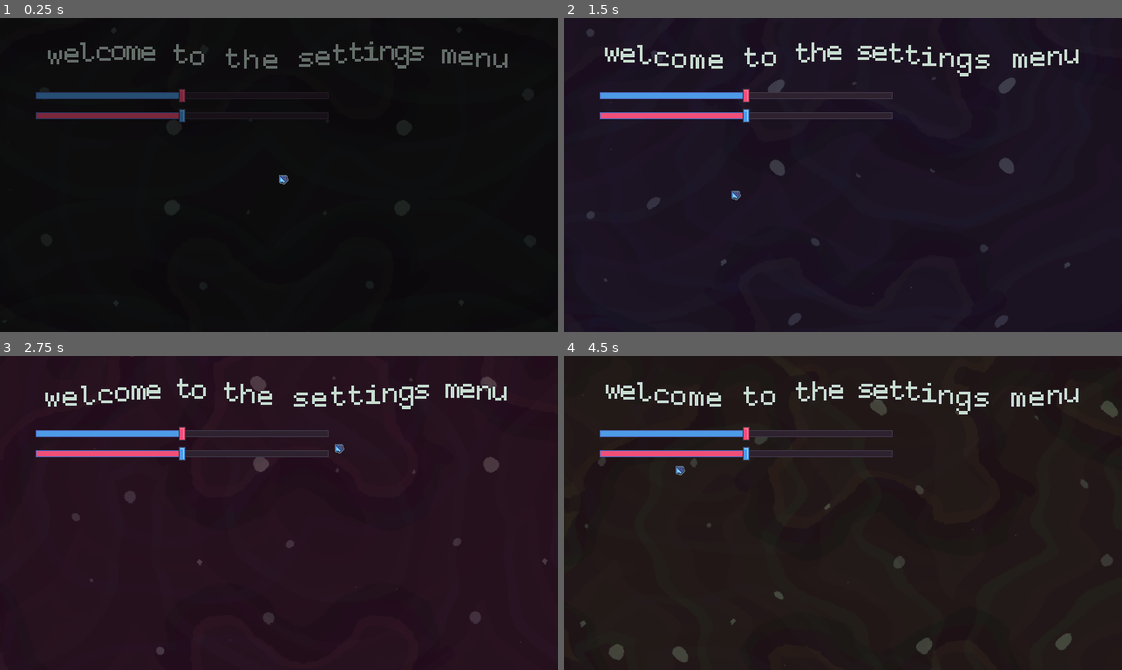
Above: before the commit, frames 1-4 (two rows, left to right).
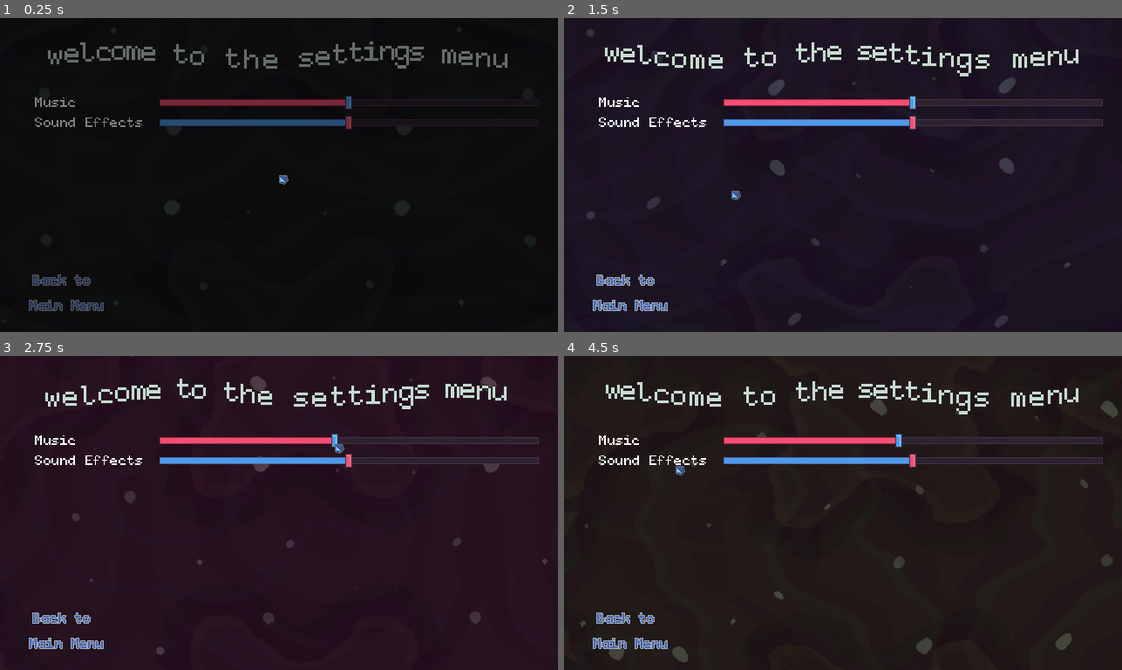
Above: after the commit, the same moments.

Repository: bnhrl/MomentumIsEverythingCountDown
Game: Godot game, scene res://UI/Settings/settings.tscn
Two runs of this game, one before a commit and one after it. Both use one fixed random seed, a clock stepped at 60 frames per second and the inputs below. This scene is started directly instead of the project's main scene. Sound files missing from this copy of the repository are replaced by a short silence.
Inputs (mouse positions are in pixels of both pictures, inside the frame that each line leads up to):
- Up to frame 1 (0.25 s): no input
- Up to frame 2 (1.5 s): move the mouse to (965, 159) at 0.52 s; hold D (right) 0.53-1.28 s; click (965, 159) at 0.6 s; move the mouse to (731, 190) at 1.27 s; hold S (down) from 1.28 s (still down); tap Space (reserve_ion) at 1.35 s
- Up to frame 3 (2.75 s): move the mouse to (334, 443) at 2.02 s; release S (down) at 2.03 s; hold D (right) from 2.03 s (still down); click (334, 443) at 2.1 s
- Up to frame 4 (4.5 s): move the mouse to (815, 575) at 2.77 s; release D (right) at 2.78 s; hold W (up) 2.78-3.53 s; tap Space (reserve_ion) at 2.85, 4.35 s; move the mouse to (1010, 560) at 3.52 s; hold A (left) from 3.53 s (still down); click (1010, 560) at 3.6 s; move the mouse to (675, 465) at 4.27 s

The runs differ from the first frame. In frame 1, 3.5% of the frame differs, in the area x 5-63%, y 22-94%; in frame 2, 4.3%; in frame 3, 4.2%; in frame 4, 4.5%, in the area x 5-97%, y 22-94%.

Commit message:
Implemented Bacteriophages, made CompletionZone larger, Settings are now accessible

Diff:
--- a/Game/CompletionZone/completion_zone.tscn
+++ b/Game/CompletionZone/completion_zone.tscn
@@ -27,12 +27,12 @@
 [node name="PadAnchor" type="Node2D" parent="." unique_id=1758765422]
 
 [node name="Pad0" type="Polygon2D" parent="PadAnchor" unique_id=159621876]
-scale = Vector2(2, 1.5)
+scale = Vector2(2.5, 2)
 color = Color(1, 1, 1, 0.5)
 polygon = PackedVector2Array(-11, 0, -8, -3, 0, -5, 9, -3, 12, 0, 9, 3, 0, 5, -8, 3)
 
 [node name="Pad1" type="Polygon2D" parent="PadAnchor" unique_id=990602762]
-scale = Vector2(1.5, 1.125)
+scale = Vector2(2, 1.5)
 color = Color(1, 1, 1, 0.5)
 polygon = PackedVector2Array(-11, 0, -8, -3, 0, -5, 9, -3, 12, 0, 9, 3, 0, 5, -8, 3)
 
@@ -44,7 +44,7 @@
 [node name="DetectionZone" type="Area2D" parent="." unique_id=1234830432]
 
 [node name="Collision" type="CollisionPolygon2D" parent="DetectionZone" unique_id=2009298898]
-scale = Vector2(2, 2)
+scale = Vector2(2.5, 3)
 polygon = PackedVector2Array(-11, 0, -8, -3, 0, -5, 9, -3, 12, 0, 9, 3, 0, 5, -8, 3)
 
 [connection signal="body_entered" from="DetectionZone" to="." method="_on_detection_zone_body_entered"]
--- /dev/null
+++ b/Game/Entities/Bacteriophage/bacteriophage.gd
@@ -0,0 +1,49 @@
+extends Entity
+
+
+func _ready() -> void:
+	super._ready()
+	sprite.play("default_"+str(randi_range(0,7)))
+	wall_raycast.rotation = randf_range(-PI, PI)
+	wall_raycast.force_raycast_update()
+	await get_tree().physics_frame
+	await get_tree().physics_frame
+	if wall_raycast.is_colliding():
+		global_position = wall_raycast.get_collision_point()
+
+
+@onready var wall_raycast: RayCast2D = $WallRaycast
+var wall_direction := 1
+var time_away_from_wall := 1.0
+var knockback := Vector2.ZERO
+func _process_movement(delta: float) -> void:
+	if is_on_wall():
+		time_away_from_wall = 1.0
+		direction = get_wall_normal().rotated(PI * 0.5 * wall_direction)
+		if redirect_timer.is_stopped():
+			redirect_timer.start(randf_range(2, 4))
+			wall_direction = randi_range(-1, 1)
+	else:
+		time_away_from_wall += delta
+		if wall_raycast.is_colliding():
+			direction = global_position.direction_to(wall_raycast.get_collision_point())
+		else:
+			wall_raycast.rotation += delta
+
+	for i in range(get_slide_collision_count()):
+		var collider := get_slide_collision(i).get_collider()
+		if collider and collider is PhageSmacker:
+			knockback += collider.momentum
+			wall_raycast.rotation = knockback.angle()
+
+	var target_velocity := direction * speed * delta * time_away_from_wall
+	velocity = LerpHelper.lv2(velocity, target_velocity, 8.0, delta) + knockback
+	knockback = LerpHelper.lv2(knockback, Vector2.ZERO, 3.33, delta)
+
+
+@onready var sprite: AnimatedSprite2D = $Model/Sprite
+func _process_visuals(delta: float) -> void:
+	if is_on_wall():
+		model.rotation = LerpHelper.la(model.rotation, get_wall_normal().angle() + PI, 12.0, delta)
+	else:
+		model.rotation += delta * velocity.length() * 0.25
--- a/Game/Entities/Bacteriophage/bacteriophage.tscn
+++ b/Game/Entities/Bacteriophage/bacteriophage.tscn
@@ -1,13 +1,297 @@
 [gd_scene format=3 uid="uid://d24wa4jn2kt1o"]
 
 [ext_resource type="PackedScene" uid="uid://dh85w1vyk8sd0" path="res://Game/Entities/_Base/entity.tscn" id="1_5qp1c"]
+[ext_resource type="Script" uid="uid://7i7h35nc38j4" path="res://Game/Entities/Bacteriophage/bacteriophage.gd" id="2_66148"]
+[ext_resource type="Texture2D" uid="uid://cclucw8tct4fj" path="res://Game/Entities/Bacteriophage/Bactiriophage_Sheet.png" id="2_bjamh"]
+
+[sub_resource type="CircleShape2D" id="CircleShape2D_bjamh"]
+radius = 4.0
+
+[sub_resource type="AtlasTexture" id="AtlasTexture_66148"]
+atlas = ExtResource("2_bjamh")
+region = Rect2(0, 0, 16, 16)
+
+[sub_resource type="AtlasTexture" id="AtlasTexture_qdxr8"]
+atlas = ExtResource("2_bjamh")
+region = Rect2(16, 0, 16, 16)
+
+[sub_resource type="AtlasTexture" id="AtlasTexture_4tlup"]
+atlas = ExtResource("2_bjamh")
+region = Rect2(32, 0, 16, 16)
+
+[sub_resource type="AtlasTexture" id="AtlasTexture_43ueb"]
+atlas = ExtResource("2_bjamh")
+region = Rect2(48, 0, 16, 16)
+
+[sub_resource type="AtlasTexture" id="AtlasTexture_gqrmy"]
+atlas = ExtResource("2_bjamh")
+region = Rect2(0, 16, 16, 16)
+
+[sub_resource type="AtlasTexture" id="AtlasTexture_47op8"]
+atlas = ExtResource("2_bjamh")
+region = Rect2(16, 16, 16, 16)
+
+[sub_resource type="AtlasTexture" id="AtlasTexture_nmdxo"]
+atlas = ExtResource("2_bjamh")
+region = Rect2(32, 16, 16, 16)
+
+[sub_resource type="AtlasTexture" id="AtlasTexture_5u2me"]
+atlas = ExtResource("2_bjamh")
+region = Rect2(48, 16, 16, 16)
+
+[sub_resource type="AtlasTexture" id="AtlasTexture_2rnb0"]
+atlas = ExtResource("2_bjamh")
+region = Rect2(0, 32, 16, 16)
+
+[sub_resource type="AtlasTexture" id="AtlasTexture_srl0u"]
+atlas = ExtResource("2_bjamh")
+region = Rect2(16, 32, 16, 16)
+
+[sub_resource type="AtlasTexture" id="AtlasTexture_2k4qj"]
+atlas = ExtResource("2_bjamh")
+region = Rect2(32, 32, 16, 16)
+
+[sub_resource type="AtlasTexture" id="AtlasTexture_5m445"]
+atlas = ExtResource("2_bjamh")
+region = Rect2(48, 32, 16, 16)
+
+[sub_resource type="AtlasTexture" id="AtlasTexture_t8teu"]
+atlas = ExtResource("2_bjamh")
+region = Rect2(0, 48, 16, 16)
+
+[sub_resource type="AtlasTexture" id="AtlasTexture_2kxdd"]
+atlas = ExtResource("2_bjamh")
+region = Rect2(16, 48, 16, 16)
+
+[sub_resource type="AtlasTexture" id="AtlasTexture_778y6"]
+atlas = ExtResource("2_bjamh")
+region = Rect2(32, 48, 16, 16)
+
+[sub_resource type="AtlasTexture" id="AtlasTexture_40vji"]
+atlas = ExtResource("2_bjamh")
+region = Rect2(48, 48, 16, 16)
+
+[sub_resource type="AtlasTexture" id="AtlasTexture_dup1j"]
+atlas = ExtResource("2_bjamh")
+region = Rect2(0, 64, 16, 16)
+
+[sub_resource type="AtlasTexture" id="AtlasTexture_w4oud"]
+atlas = ExtResource("2_bjamh")
+region = Rect2(16, 64, 16, 16)
+
+[sub_resource type="AtlasTexture" id="AtlasTexture_83gq8"]
+atlas = ExtResource("2_bjamh")
+region = Rect2(32, 64, 16, 16)
+
+[sub_resource type="AtlasTexture" id="AtlasTexture_kynay"]
+atlas = ExtResource("2_bjamh")
+region = Rect2(48, 64, 16, 16)
+
+[sub_resource type="AtlasTexture" id="AtlasTexture_smxxx"]
+atlas = ExtResource("2_bjamh")
+region = Rect2(0, 80, 16, 16)
+
+[sub_resource type="AtlasTexture" id="AtlasTexture_m6dkx"]
+atlas = ExtResource("2_bjamh")
+region = Rect2(16, 80, 16, 16)
+
+[sub_resource type="AtlasTexture" id="AtlasTexture_j8q2b"]
+atlas = ExtResource("2_bjamh")
+region = Rect2(32, 80, 16, 16)
+
+[sub_resource type="AtlasTexture" id="AtlasTexture_su6dh"]
+atlas = ExtResource("2_bjamh")
+region = Rect2(48, 80, 16, 16)
+
+[sub_resource type="AtlasTexture" id="AtlasTexture_2agex"]
+atlas = ExtResource("2_bjamh")
+region = Rect2(0, 96, 16, 16)
+
+[sub_resource type="AtlasTexture" id="AtlasTexture_ulxfp"]
+atlas = ExtResource("2_bjamh")
+region = Rect2(16, 96, 16, 16)
+
+[sub_resource type="AtlasTexture" id="AtlasTexture_o23pp"]
+atlas = ExtResource("2_bjamh")
+region = Rect2(32, 96, 16, 16)
+
+[sub_resource type="AtlasTexture" id="AtlasTexture_hqxwr"]
+atlas = ExtResource("2_bjamh")
+region = Rect2(48, 96, 16, 16)
+
+[sub_resource type="AtlasTexture" id="AtlasTexture_vddjs"]
+atlas = ExtResource("2_bjamh")
+region = Rect2(0, 112, 16, 16)
+
+[sub_resource type="AtlasTexture" id="AtlasTexture_apel7"]
+atlas = ExtResource("2_bjamh")
+region = Rect2(16, 112, 16, 16)
+
+[sub_resource type="AtlasTexture" id="AtlasTexture_um2lm"]
+atlas = ExtResource("2_bjamh")
+region = Rect2(32, 112, 16, 16)
+
+[sub_resource type="AtlasTexture" id="AtlasTexture_588rh"]
+atlas = ExtResource("2_bjamh")
+region = Rect2(48, 112, 16, 16)
 
 [sub_resource type="SpriteFrames" id="SpriteFrames_5qp1c"]
+animations = [{
+"frames": [{
+"duration": 1.0,
+"texture": SubResource("AtlasTexture_66148")
+}, {
+"duration": 1.0,
+"texture": SubResource("AtlasTexture_qdxr8")
+}, {
+"duration": 1.0,
+"texture": SubResource("AtlasTexture_4tlup")
+}, {
+"duration": 1.0,
+"texture": SubResource("AtlasTexture_43ueb")
+}],
+"loop": 1,
+"name": &"default_0",
+"speed": 5.0
+}, {
+"frames": [{
+"duration": 1.0,
+"texture": SubResource("AtlasTexture_gqrmy")
+}, {
+"duration": 1.0,
+"texture": SubResource("AtlasTexture_47op8")
+}, {
+"duration": 1.0,
+"texture": SubResource("AtlasTexture_nmdxo")
+}, {
+"duration": 1.0,
+"texture": SubResource("AtlasTexture_5u2me")
+}],
+"loop": 1,
+"name": &"default_1",
+"speed": 5.0
+}, {
+"frames": [{
+"duration": 1.0,
+"texture": SubResource("AtlasTexture_2rnb0")
+}, {
+"duration": 1.0,
+"texture": SubResource("AtlasTexture_srl0u")
+}, {
+"duration": 1.0,
+"texture": SubResource("AtlasTexture_2k4qj")
+}, {
+"duration": 1.0,
+"texture": SubResource("AtlasTexture_5m445")
+}],
+"loop": 1,
+"name": &"default_2",
+"speed": 5.0
+}, {
+"frames": [{
+"duration": 1.0,
+"texture": SubResource("AtlasTexture_t8teu")
+}, {
+"duration": 1.0,
+"texture": SubResource("AtlasTexture_2kxdd")
+}, {
+"duration": 1.0,
+"texture": SubResource("AtlasTexture_778y6")
+}, {
+"duration": 1.0,
+"texture": SubResource("AtlasTexture_40vji")
+}],
+"loop": 1,
+"name": &"default_3",
+"speed": 5.0
+}, {
+"frames": [{
+"duration": 1.0,
+"texture": SubResource("AtlasTexture_dup1j")
+}, {
+"duration": 1.0,
+"texture": SubResource("AtlasTexture_w4oud")
+}, {
+"duration": 1.0,
+"texture": SubResource("AtlasTexture_83gq8")
+}, {
+"duration": 1.0,
+"texture": SubResource("AtlasTexture_kynay")
+}],
+"loop": 1,
+"name": &"default_4",
+"speed": 5.0
+}, {
+"frames": [{
+"duration": 1.0,
+"texture": SubResource("AtlasTexture_smxxx")
+}, {
+"duration": 1.0,
+"texture": SubResource("AtlasTexture_m6dkx")
+}, {
+"duration": 1.0,
+"texture": SubResource("AtlasTexture_j8q2b")
+}, {
+"duration": 1.0,
+"texture": SubResource("AtlasTexture_su6dh")
+}],
+"loop": 1,
+"name": &"default_5",
+"speed": 5.0
+}, {
+"frames": [{
+"duration": 1.0,
+"texture": SubResource("AtlasTexture_2agex")
+}, {
+"duration": 1.0,
+"texture": SubResource("AtlasTexture_ulxfp")
+}, {
+"duration": 1.0,
+"texture": SubResource("AtlasTexture_o23pp")
+}, {
+"duration": 1.0,
+"texture": SubResource("AtlasTexture_hqxwr")
+}],
+"loop": 1,
+"name": &"default_6",
+"speed": 5.0
+}, {
+"frames": [{
+"duration": 1.0,
+"texture": SubResource("AtlasTexture_vddjs")
+}, {
+"duration": 1.0,
+"texture": SubResource("AtlasTexture_apel7")
+}, {
+"duration": 1.0,
+"texture": SubResource("AtlasTexture_um2lm")
+}, {
+"duration": 1.0,
+"texture": SubResource("AtlasTexture_588rh")
+}],
+"loop": 1,
+"name": &"default_7",
+"speed": 5.0
+}]
 
 [node name="Bacteriophage0" unique_id=332664147 instance=ExtResource("1_5qp1c")]
+collision_layer = 0
+collision_mask = 5
+motion_mode = 1
+script = ExtResource("2_66148")
+speed = 1200.0
+
+[node name="Collision" parent="." index="0" unique_id=2104399476]
+shape = SubResource("CircleShape2D_bjamh")
 
 [node name="Sprite" type="AnimatedSprite2D" parent="Model" parent_id_path=PackedInt32Array(895330198) index="0" unique_id=339544260]
+rotation = -1.5707964
+scale = Vector2(1.2, 1.2)
 sprite_frames = SubResource("SpriteFrames_5qp1c")
-
-[node name="NotBloodParticles" parent="." index="3" unique_id=1895142897]
-emitting = false
+animation = &"default_7"
+autoplay = "default_0"
+frame_progress = 0.2383958
+offset = Vector2(0.5, -3)
+
+[node name="WallRaycast" type="RayCast2D" parent="." index="4" unique_id=1245162331]
+target_position = Vector2(320, 0)
--- a/Game/Entities/_Base/entity.gd
+++ b/Game/Entities/_Base/entity.gd
@@ -10,6 +10,8 @@
 
 func _physics_process(delta: float) -> void:
 	_process_movement(delta)
+	_process_visuals(delta)
+	move_and_slide()
 
 
 @onready var redirect_timer: Timer = $RedirectTimer
@@ -25,3 +27,8 @@
 
 	var target_velocity := direction * speed * delta
 	velocity = LerpHelper.lv2(velocity, target_velocity, 8.0, delta)
+
+
+@onready var model: CanvasGroup = $Model
+func _process_visuals(_delta: float) -> void:
+	pass
--- a/Game/Entities/_Base/entity.tscn
+++ b/Game/Entities/_Base/entity.tscn
@@ -40,10 +40,12 @@
 scale = Vector2(0.8, 0.8)
 
 [node name="RedirectTimer" type="Timer" parent="." unique_id=47906977]
+one_shot = true
 
 [node name="NotBloodParticles" type="GPUParticles2D" parent="." unique_id=1895142897]
 z_index = -1
 scale = Vector2(0.99999994, 0.99999994)
+emitting = false
 amount = 128
 texture = ExtResource("3_pq2a5")
 lifetime = 2.0
--- a/Game/Levels/_Base/level.tscn
+++ b/Game/Levels/_Base/level.tscn
@@ -90,20 +90,22 @@
 visible = false
 navigation_polygon = SubResource("NavigationPolygon_vgjax")
 
-[node name="BoostPads" type="Node" parent="." unique_id=839747053]
+[node name="CompletionZones" type="Node" parent="." unique_id=1863227345]
 
 [node name="Interactables" type="Node" parent="." unique_id=1223907740]
 
+[node name="DeathPits" type="Node" parent="." unique_id=1192831106 groups=["navigation_group"]]
+
 [node name="Enemies" type="Node" parent="." unique_id=1295879779]
 
-[node name="DeathPits" type="Node" parent="." unique_id=1192831106 groups=["navigation_group"]]
-
-[node name="CompletionZones" type="Node" parent="." unique_id=1863227345]
+[node name="Entities" type="Node" parent="." unique_id=1626978206]
 
 [node name="Objects" type="Node" parent="." unique_id=438333042]
 
 [node name="GrapplePoints" type="Node" parent="." unique_id=882760734]
 
+[node name="BoostPads" type="Node" parent="." unique_id=839747053]
+
 [node name="Tutorials" type="Node" parent="." unique_id=750995765]
 
 [connection signal="expired" from="CountDownTimer" to="." method="_on_count_down_timer_expired"]
--- /dev/null
+++ b/Game/Player/phage_smacker.gd
@@ -0,0 +1,8 @@
+class_name PhageSmacker extends AnimatableBody2D
+
+
+var momentum := Vector2.ZERO
+@onready var _prev_position := global_position
+func _physics_process(_delta: float) -> void:
+	momentum = global_position - _prev_position
+	_prev_position = global_position
--- a/Game/Player/player.gd
+++ b/Game/Player/player.gd
@@ -161,6 +161,7 @@
 
 
 # Grabber
+@onready var phage_smacker: AnimatableBody2D = $PhageSmacker
 @onready var grabber: Area2D = $Model/Grabber
 func _process_grabber() -> void: # Anchors and rotates the grabber based off of the tail
 	var last_point := tail_points[tail_points.size()-1]
@@ -168,6 +169,7 @@
 	grabber.rotation = last_point.angle()
 	for area in grabber.get_overlapping_areas():
 		if area is Interactable: area.interact()
+	phage_smacker.global_transform = grabber.global_transform
 
 
 # Grappling
--- a/Game/Player/player.tscn
+++ b/Game/Player/player.tscn
@@ -7,6 +7,7 @@
 [ext_resource type="Texture2D" uid="uid://cssfj3ctnv83q" path="res://Game/Player/center.png" id="5_p2hw7"]
 [ext_resource type="Texture2D" uid="uid://bb4dfknaejnqo" path="res://Game/Player/grabber.png" id="5_segth"]
 [ext_resource type="AudioStream" uid="uid://bscgw8po1fa0a" path="res://Assets/Sounds/death.mp3" id="7_ch4ko"]
+[ext_resource type="Script" uid="uid://qvvuvbgyn1jc" path="res://Game/Player/phage_smacker.gd" id="7_qwver"]
 [ext_resource type="Script" uid="uid://4ln5ipaq3o7b" path="res://Assets/Scripts/dynamic_particles_2d.gd" id="8_q0m6d"]
 [ext_resource type="AudioStream" uid="uid://c0xfowxnk65ro" path="res://Assets/Sounds/ricochet_0.wav" id="8_vh1aq"]
 [ext_resource type="AudioStream" uid="uid://csv6ew2i6t7tl" path="res://Assets/Sounds/grapple_shoot.wav" id="9_4ddeg"]
@@ -136,9 +137,6 @@
 "name": &"default",
 "speed": 3.5
 }]
-
-[sub_resource type="CapsuleShape2D" id="CapsuleShape2D_q0m6d"]
-radius = 5.9999995
 
 [sub_resource type="Curve" id="Curve_q0m6d"]
 _data = [Vector2(0, 1), 0.0, 0.0, 0, 0, Vector2(1, 0), 0.0, 0.0, 0, 0]
@@ -163,7 +161,7 @@
 
 [node name="Player" type="CharacterBody2D" unique_id=2013412106]
 z_index = 1
-collision_layer = 3
+collision_layer = 7
 script = ExtResource("1_m57qa")
 
 [node name="Collision" type="CollisionShape2D" parent="." unique_id=1423663064]
@@ -207,15 +205,6 @@
 sprite_frames = SubResource("SpriteFrames_853w4")
 autoplay = "default"
 
-[node name="AnimatableBody" type="AnimatableBody2D" parent="Model/Grabber" unique_id=830811568]
-collision_layer = 0
-collision_mask = 4
-
-[node name="Collision" type="CollisionShape2D" parent="Model/Grabber/AnimatableBody" unique_id=1627928879]
-position = Vector2(12.999996, 0)
-rotation = 1.5707964
-shape = SubResource("CapsuleShape2D_q0m6d")
-
 [node name="DirectionIndicator" type="Polygon2D" parent="." unique_id=1750413852]
 polygon = PackedVector2Array(12, -8, 24, 0, 12, 8, 18, 0)
 
@@ -223,6 +212,17 @@
 target_position = Vector2(320, 0)
 collision_mask = 8
 collide_with_areas = true
+
+[node name="PhageSmacker" type="AnimatableBody2D" parent="." unique_id=830811568]
+z_index = 1
+position = Vector2(51, 0)
+collision_layer = 4
+collision_mask = 0
+script = ExtResource("7_qwver")
+
+[node name="Collision" type="CollisionPolygon2D" parent="PhageSmacker" unique_id=97383011]
+rotation = 1.5707964
+polygon = PackedVector2Array(-4, -4, -9.000001, -16, -8.000001, -19, -2.0000005, -9, -5.000001, -23, -1.0000012, -28, 2.999999, -22, 0.9999996, -9, 1.9999998, -6, 2.9999993, -15, 4.9999995, -19, 7.9999995, -16, 7.9999995, -10, 3.9999998, -3, -4.3711225e-08, -1)
 
 [node name="NotBloodParticles" type="GPUParticles2D" parent="." unique_id=1229972151]
 modulate = Color(0.3019608, 0.60784316, 0.9019608, 1)
--- a/UI/MainMenu/main_menu.gd
+++ b/UI/MainMenu/main_menu.gd
@@ -58,6 +58,9 @@
 	credits = preload("uid://og05ddis16cd").instantiate()
 	add_child(credits)
 
+func _on_btn_settings_pressed() -> void:
+	Scenes.swap_scene("Settings")
+
 func _on_btn_quit_pressed() -> void:
 	Effects.obscure()
 	Music.play("Clair de Lune", 0.2, 0.2)
--- a/UI/MainMenu/main_menu.tscn
+++ b/UI/MainMenu/main_menu.tscn
@@ -177,7 +177,7 @@
 [connection signal="pressed" from="BtnCredits" to="." method="_on_btn_credits_pressed"]
 [connection signal="button_hovered" from="BtnSettings" to="." method="button_hovered"]
 [connection signal="button_unhovered" from="BtnSettings" to="." method="button_unhovered"]
-[connection signal="pressed" from="BtnSettings" to="." method="_on_btn_credits_pressed"]
+[connection signal="pressed" from="BtnSettings" to="." method="_on_btn_settings_pressed"]
 [connection signal="button_hovered" from="BtnQuit" to="." method="button_hovered"]
 [connection signal="button_unhovered" from="BtnQuit" to="." method="button_unhovered"]
 [connection signal="pressed" from="BtnQuit" to="." method="_on_btn_quit_pressed"]
--- a/UI/Settings/settings.gd
+++ b/UI/Settings/settings.gd
@@ -3,6 +3,8 @@
 
 func _ready() -> void:
 	_ready_background()
+	$SliderMusic.value = Data.save_data.get("vol_mus", 100.0)
+	$SliderSFX.value = Data.save_data.get("vol_sfx", 100.0)
 
 func _process(delta: float) -> void:
 	_process_background(delta)
@@ -20,3 +22,12 @@
 func _process_background(delta: float) -> void:
 	for b in backgrounds:
 		b.modulate.h += delta * 0.2
+
+
+func _on_vol_slider_drag_ended(value_changed: bool) -> void:
+	if value_changed:
+		Data.update_audio_settings($SliderMusic.value, $SliderSFX.value)
+
+
+func _on_btn_main_menu_pressed() -> void:
+	Scenes.swap_scene("Main Menu")
--- a/UI/Settings/settings.tscn
+++ b/UI/Settings/settings.tscn
@@ -9,6 +9,7 @@
 [ext_resource type="Texture2D" uid="uid://ogmg54ge4mqi" path="res://Assets/Textures/background_2.png" id="4_yuh4y"]
 [ext_resource type="Texture2D" uid="uid://cmj78k4wv6glq" path="res://UI/Settings/grabber_red.png" id="8_4ang8"]
 [ext_resource type="Texture2D" uid="uid://cljm5x6gh2vqu" path="res://UI/Settings/grabber_blue.png" id="9_qx4ph"]
+[ext_resource type="PackedScene" uid="uid://b8f2vxq8e2wo1" path="res://UI/Buttons/UIButton/ui_button.tscn" id="10_qx4ph"]
 
 [sub_resource type="ShaderMaterial" id="ShaderMaterial_v3ito"]
 shader = ExtResource("2_wnv0n")
@@ -47,6 +48,19 @@
 border_color = Color(0.24313726, 0.20784314, 0.27450982, 1)
 anti_aliasing = false
 
+[sub_resource type="StyleBoxFlat" id="StyleBoxFlat_qx4ph"]
+content_margin_left = 4.0
+content_margin_top = 4.0
+content_margin_right = 4.0
+content_margin_bottom = 4.0
+bg_color = Color(0.9411765, 0.30980393, 0.47058824, 1)
+border_width_left = 1
+border_width_top = 1
+border_width_right = 1
+border_width_bottom = 1
+border_color = Color(0.68235296, 0.13725491, 0.20392157, 1)
+anti_aliasing = false
+
 [sub_resource type="StyleBoxFlat" id="StyleBoxFlat_4ang8"]
 content_margin_left = 4.0
 content_margin_top = 4.0
@@ -60,19 +74,6 @@
 border_color = Color(0.3019608, 0.39607844, 0.7058824, 1)
 anti_aliasing = false
 
-[sub_resource type="StyleBoxFlat" id="StyleBoxFlat_qx4ph"]
-content_margin_left = 4.0
-content_margin_top = 4.0
-content_margin_right = 4.0
-content_margin_bottom = 4.0
-bg_color = Color(0.9411765, 0.30980393, 0.47058824, 1)
-border_width_left = 1
-border_width_top = 1
-border_width_right = 1
-border_width_bottom = 1
-border_color = Color(0.3019608, 0.39607844, 0.7058824, 1)
-anti_aliasing = false
-
 [node name="Settings" type="Control" unique_id=1010738482]
 layout_mode = 3
 anchors_preset = 15
@@ -138,28 +139,64 @@
 horizontal_alignment = 1
 vertical_alignment = 1
 
+[node name="LabelMusic" type="RichTextLabel" parent="." unique_id=1319278353]
+layout_mode = 0
+offset_left = 40.0
+offset_top = 81.0
+offset_right = 166.0
+offset_bottom = 104.0
+text = "Music"
+scroll_active = false
+
+[node name="SliderMusic" type="HSlider" parent="." unique_id=1030209967]
+layout_mode = 0
+offset_left = 183.0
+offset_top = 89.0
+offset_right = 618.0
+offset_bottom = 105.0
+theme_override_icons/grabber = ExtResource("9_qx4ph")
+theme_override_icons/grabber_highlight = ExtResource("9_qx4ph")
+theme_override_styles/slider = SubResource("StyleBoxFlat_wnv0n")
+theme_override_styles/grabber_area = SubResource("StyleBoxFlat_qx4ph")
+theme_override_styles/grabber_area_highlight = SubResource("StyleBoxFlat_qx4ph")
+max_value = 200.0
+step = 0.0
+value = 100.0
+
+[node name="LabelSFX" type="RichTextLabel" parent="." unique_id=1832234376]
+layout_mode = 0
+offset_left = 40.0
+offset_top = 104.0
+offset_right = 166.0
+offset_bottom = 127.0
+text = "Sound Effects"
+scroll_active = false
+
 [node name="SliderSFX" type="HSlider" parent="." unique_id=1098301117]
 layout_mode = 0
-offset_left = 41.0
-offset_top = 81.0
-offset_right = 377.0
-offset_bottom = 97.0
+offset_left = 183.0
+offset_top = 112.0
+offset_right = 618.0
+offset_bottom = 128.0
 theme_override_icons/grabber = ExtResource("8_4ang8")
 theme_override_icons/grabber_highlight = ExtResource("8_4ang8")
 theme_override_styles/slider = SubResource("StyleBoxFlat_wnv0n")
 theme_override_styles/grabber_area = SubResource("StyleBoxFlat_4ang8")
 theme_override_styles/grabber_area_highlight = SubResource("StyleBoxFlat_4ang8")
-value = 50.0
-
-[node name="SliderMusic" type="HSlider" parent="." unique_id=1030209967]
-layout_mode = 0
-offset_left = 41.0
-offset_top = 104.0
-offset_right = 377.0
-offset_bottom = 120.0
-theme_override_icons/grabber = ExtResource("9_qx4ph")
-theme_override_icons/grabber_highlight = ExtResource("9_qx4ph")
-theme_override_styles/slider = SubResource("StyleBoxFlat_wnv0n")
-theme_override_styles/grabber_area = SubResource("StyleBoxFlat_qx4ph")
-theme_override_styles/grabber_area_highlight = SubResource("StyleBoxFlat_qx4ph")
-value = 50.0
+max_value = 200.0
+step = 0.0
+value = 100.0
+
+[node name="BtnMainMenu" parent="." unique_id=1301211313 instance=ExtResource("10_qx4ph")]
+layout_mode = 0
+offset_left = 32.0
+offset_top = 285.0
+offset_right = 122.0
+offset_bottom = 342.0
+theme_override_colors/font_outline_color = Color(0.60784316, 0.67058825, 0.69803923, 1)
+text = "Back to
+Main Menu"
+
+[connection signal="drag_ended" from="SliderMusic" to="." method="_on_vol_slider_drag_ended"]
+[connection signal="drag_ended" from="SliderSFX" to="." method="_on_vol_slider_drag_ended"]
+[connection signal="pressed" from="BtnMainMenu" to="." method="_on_btn_main_menu_pressed"]
--- a/_Globals/Scenes/_Scenes.gd
+++ b/_Globals/Scenes/_Scenes.gd
@@ -15,6 +15,7 @@
 const SCENES: Dictionary[String, PackedScene] = {
 	"Main Menu":preload("uid://bd8qt04xi4h20"),
 	"Level Select":preload("uid://behlas1qvvn6n"),
+	"Settings":preload("uid://bivu8j4wvfwos"),
 	"Level 0":preload("uid://co1sgdv2x4nyr"), # Base level!! Do not use outside of testing!!
 	"Level 1":preload("uid://dhwaorb401jhg"),
 	"Level 2":preload("uid://bs0xsclp1lodr"),
--- a/_Globals/_Data.gd
+++ b/_Globals/_Data.gd
@@ -5,7 +5,9 @@
 	"fullscreen":false,
 	"easy_mode":true,
 	"current_level":1,
-	"best_times": {}
+	"best_times": {},
+	"vol_mus":100.0,
+	"vol_sfx":100.0,
 }
 
 
@@ -13,6 +15,7 @@
 	load_save()
 
 
+# Actual Save Stuff
 const SAVE_DATA_PATH := "user://save.excitoxicity"
 func load_save(path := SAVE_DATA_PATH) -> void:
 	var save_file := FileAccess.open(path, FileAccess.READ)
@@ -28,6 +31,7 @@
 	Scenes.current_level = save_data.get("current_level", 1)
 	if save_data.get("fullscreen"): DisplayServer.window_set_mode(DisplayServer.WINDOW_MODE_FULLSCREEN)
 	PlayerManager.easy_mode = save_data.get("easy_mode")
+	update_audio_settings()
 
 func save() -> void:
 	var fullscreen := false
@@ -45,6 +49,15 @@
 	save()
 
 
+# Settings
+func update_audio_settings(vol_mus: float = save_data.get("vol_mus", 100.0), vol_sfx: float = save_data.get("vol_sfx", 100.0)) -> void:
+	save_data.set("vol_mus", vol_mus)
+	save_data.set("vol_sfx", vol_sfx)
+	AudioServer.set_bus_volume_linear(1, vol_sfx * 0.01)
+	AudioServer.set_bus_volume_linear(2, vol_mus * 0.01)
+
+
+# Best Times
 func add_best_time(level: int, time: float) -> void:
 	time = snappedf(time, 0.01)
 	var l := str(level)
Not shown, added: Game/Entities/Bacteriophage/bacteriophage.gd.uid
Not shown, added: Game/Player/phage_smacker.gd.uid
